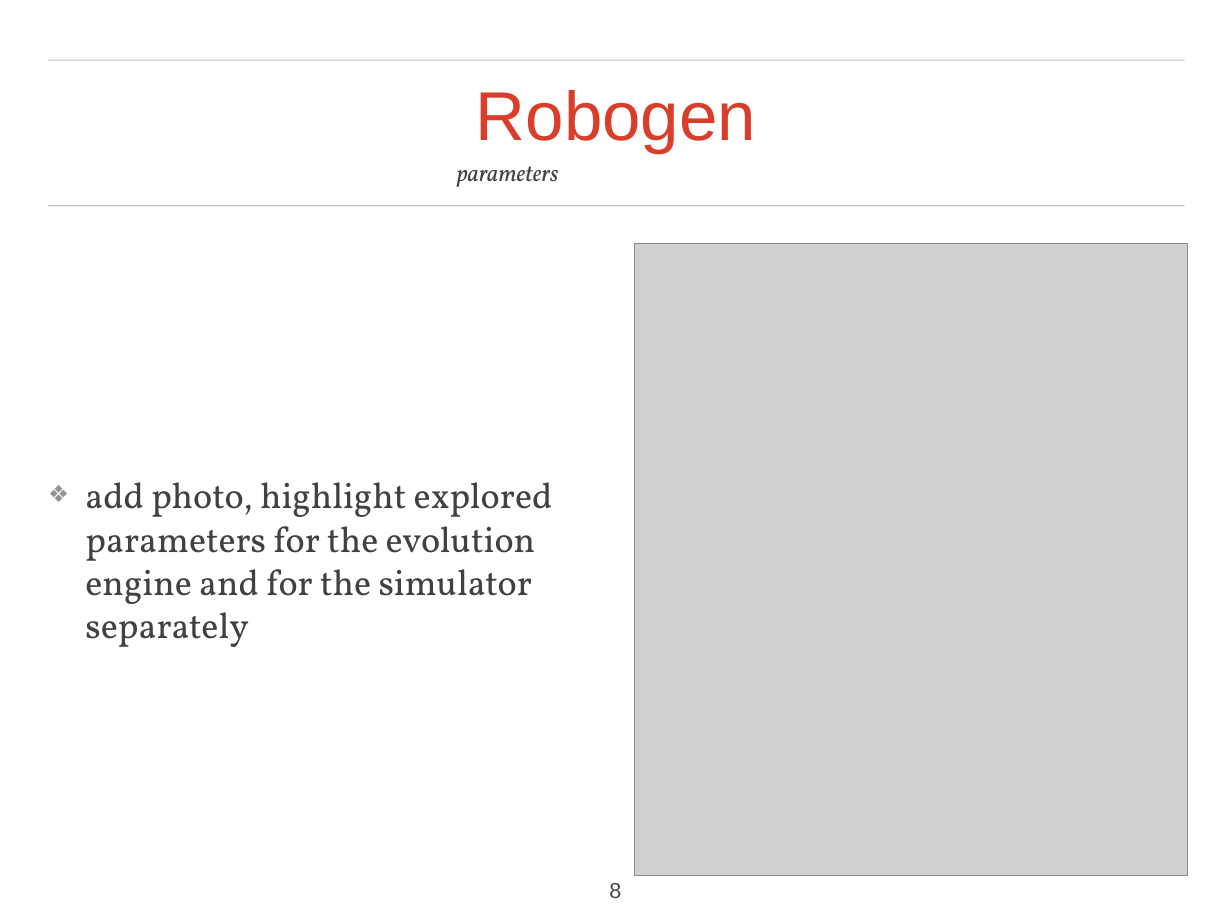
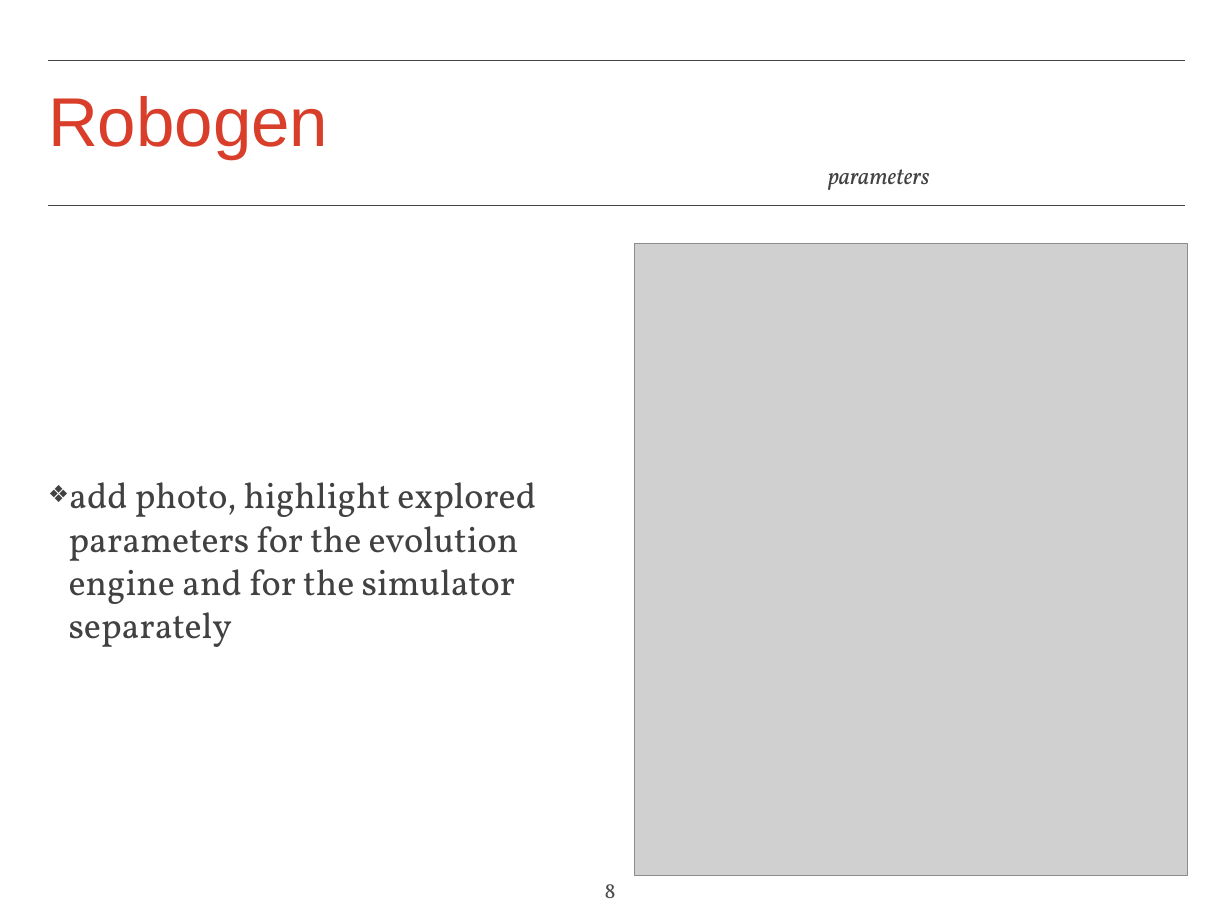
Before and after one commit to iulialexandra/evorobo, a slide deck: slide 8 of presentation_pp.pptx. Drawn at 1232x924 pixels with LibreOffice and Linux fonts; fonts in the diff are those of the drawing; grey boxes stand for pictures; background and template pictures are left out. Boxes give left, top, right and bottom in pixels: in the first picture for what was removed or moved away, otherwise in the second. Text is boxed around its words. In the diff, an @@ line names an element or a change of style, - is before the commit and + after.

```diff
--- a/presentation_pp.pptx
+++ b/presentation_pp.pptx
@@ freeform shape removed at (x1=49, y1=60, x2=1185, y2=60) @@
@@ rectangle added at (x1=49, y1=60, x2=1185, y2=60), outline #444444 0.99 pt @@
@@ text at (x1=48, y1=96, x2=930, y2=190): text changed @@
-Robogen
-parameters
+Robogen
+parameters
@@ freeform shape removed at (x1=49, y1=206, x2=1185, y2=206) @@
@@ rectangle added at (x1=49, y1=206, x2=1185, y2=206), outline #444444 0.99 pt @@
@@ text "add photo, highlight explored parameters ..." at (x1=69, y1=482, x2=536, y2=647): indent changed; less space between paragraphs @@
@@ page number at (x1=605, y1=884, x2=616, y2=898): font Arial to Vollkorn; alignment centre to left @@
```
Also in this commit, not shown: 14 other slides changed.
